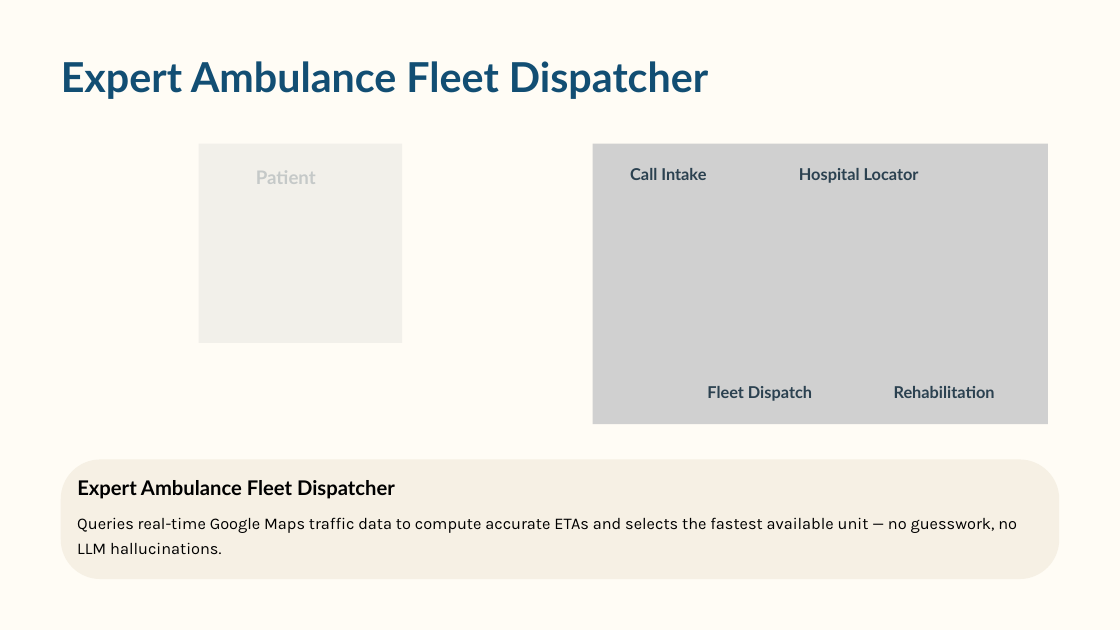
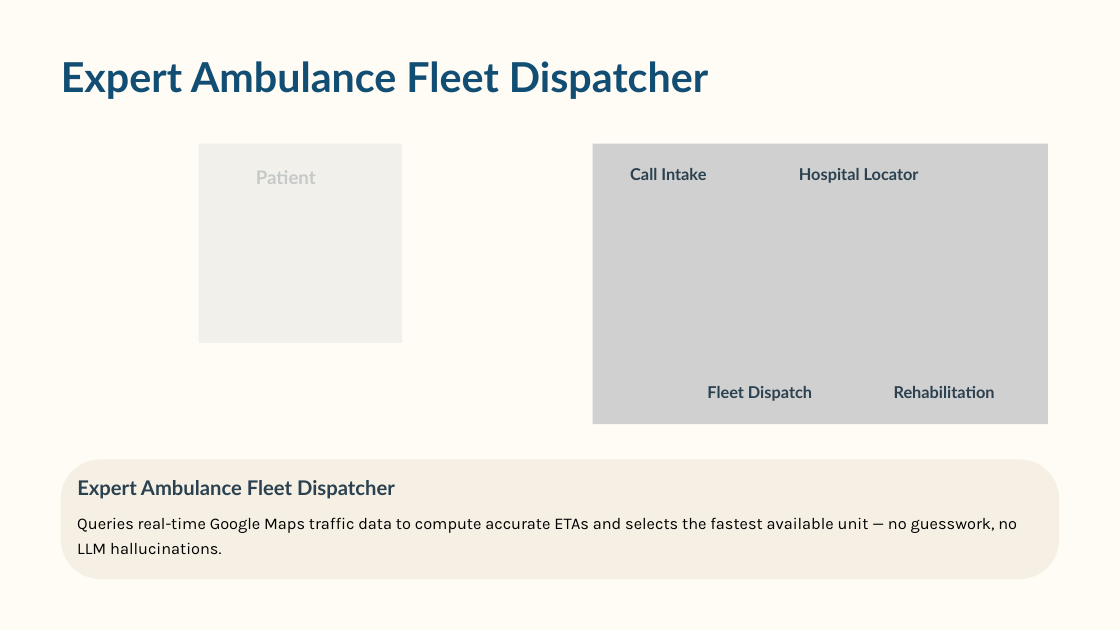
Before and after one commit to manduca-a/exCALIbur_PROJECT, a slide deck: slide 7 of res/exCALIbur-Filocamo-Manduca-Weldemihret-Crewai.pptx. Drawn at 1120x630 pixels with LibreOffice and Linux fonts; fonts in the diff are those of the drawing; grey boxes stand for pictures. Boxes give left, top, right and bottom in pixels: in the first picture for what was removed or moved away, otherwise in the second. Text is boxed around its words. In the diff, an @@ line names an element or a change of style, - is before the commit and + after.

Commit message:
Modified presentation 2

```diff
--- a/res/exCALIbur-Filocamo-Manduca-Weldemihret-Crewai.pptx
+++ b/res/exCALIbur-Filocamo-Manduca-Weldemihret-Crewai.pptx
@@ text "Expert Ambulance Fleet Dispatcher" at box(77, 480, 395, 499): text colour #000000 to #2B4150 @@
```
